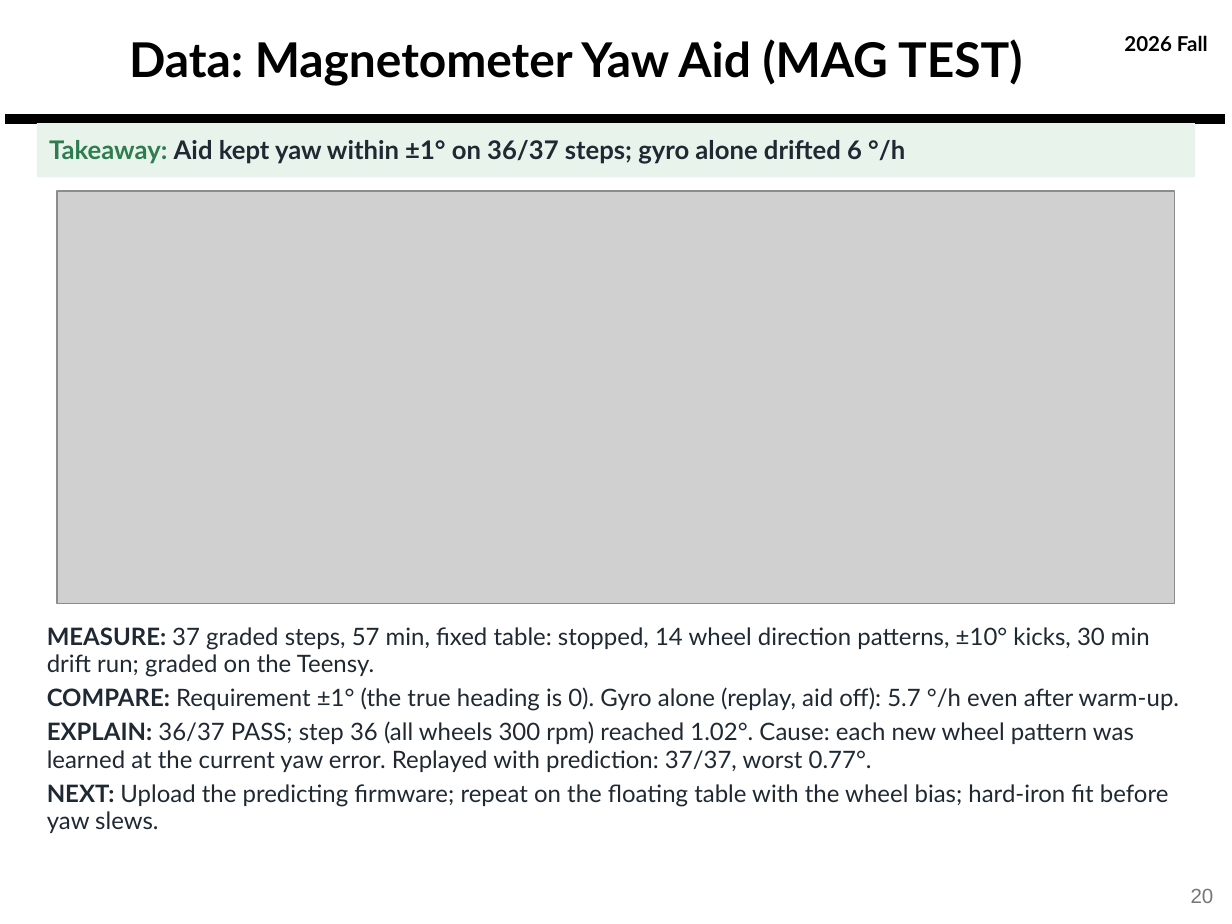
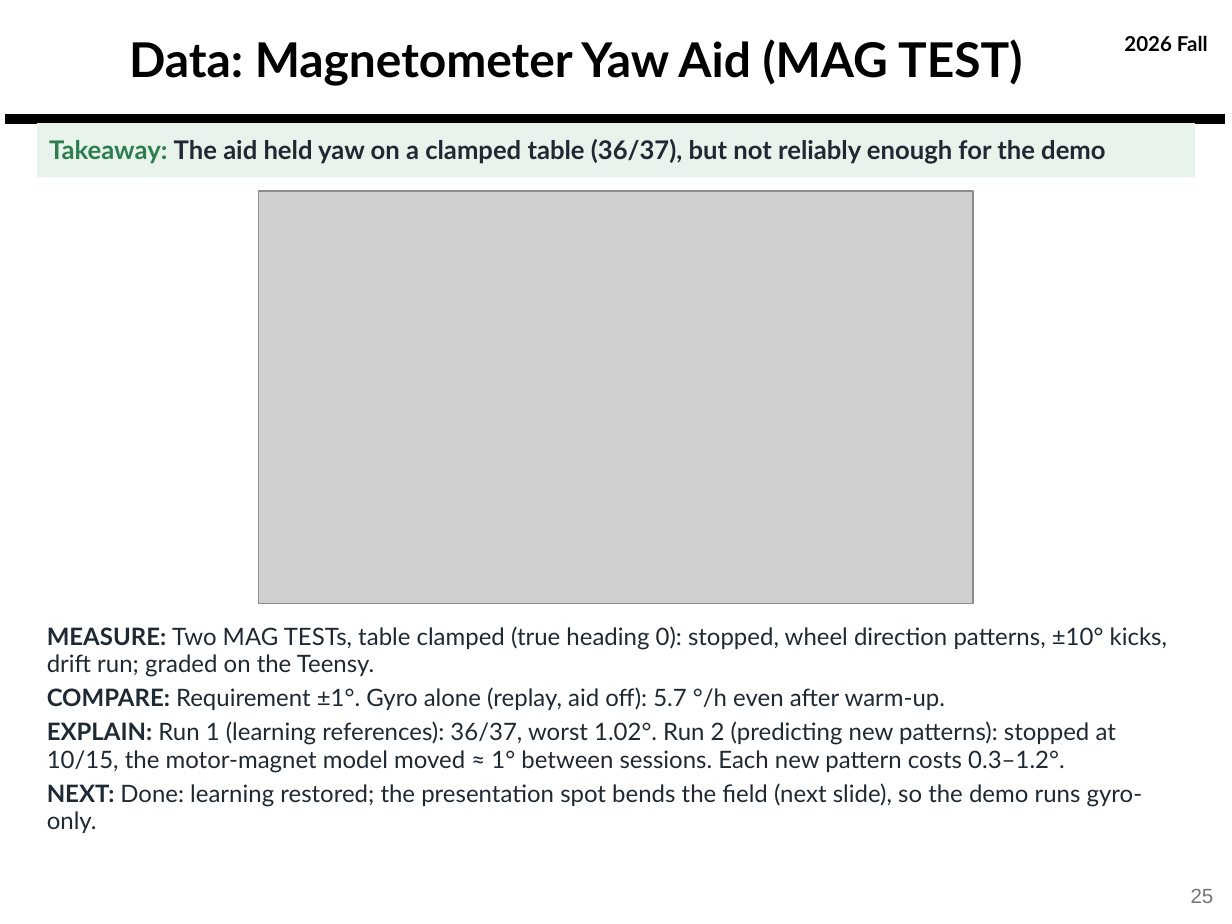
Before and after one commit to derek-weissinger-usafa/Astro-331-Lab-8, a slide deck: slide 25 of Reports/Astro 331 Lab 8_2_3 Body Final Pres.pptx (slide 20 before the commit). Drawn at 1232x924 pixels with LibreOffice and Linux fonts; fonts in the diff are those of the drawing; grey boxes stand for pictures; background and template pictures are left out. Boxes give left, top, right and bottom in pixels: in the first picture for what was removed or moved away, otherwise in the second. Text is boxed around its words. In the diff, an @@ line names an element or a change of style, - is before the commit and + after.

```diff
--- a/Reports/Astro 331 Lab 8_2_3 Body Final Pres.pptx
+++ b/Reports/Astro 331 Lab 8_2_3 Body Final Pres.pptx
@@ text in rectangle at bbox=[49, 139, 1105, 164]: text changed @@
-Takeaway: Aid kept yaw within ±1° on 36/37 steps; gyro alone drifted 6 °/h
+Takeaway: The aid held yaw on a clamped table (36/37), but not reliably enough for the demo
@@ picture: place and size @@
-picture at bbox=[57, 191, 1174, 604]
+picture at bbox=[259, 191, 973, 604]
@@ text at bbox=[47, 626, 1167, 833]: text changed @@
-MEASURE: 37 graded steps, 57 min, fixed table: stopped, 14 wheel direction patterns, ±10° kicks, 30 min drift run; graded on the Teensy.
-COMPARE: Requirement ±1° (the true heading is 0). Gyro alone (replay, aid off): 5.7 °/h even after warm-up.
-EXPLAIN: 36/37 PASS; step 36 (all wheels 300 rpm) reached 1.02°. Cause: each new wheel pattern was learned at the current yaw error. Replayed with prediction: 37/37, worst 0.77°.
-NEXT: Upload the predicting firmware; repeat on the floating table with the wheel bias; hard-iron fit before yaw slews.
+MEASURE: Two MAG TESTs, table clamped (true heading 0): stopped, wheel direction patterns, ±10° kicks, drift run; graded on the Teensy.
+COMPARE: Requirement ±1°. Gyro alone (replay, aid off): 5.7 °/h even after warm-up.
+EXPLAIN: Run 1 (learning references): 36/37, worst 1.02°. Run 2 (predicting new patterns): stopped at 10/15, the motor-magnet model moved ≈ 1° between sessions. Each new pattern costs 0.3–1.2°.
+NEXT: Done: learning restored; the presentation spot bends the field (next slide), so the demo runs gyro-only.
@@ page number at bbox=[1191, 889, 1214, 903]: text changed @@
-20
+25
```
Also in this commit, not shown: 11 other slides changed, 22 slides added, 8 other files.
